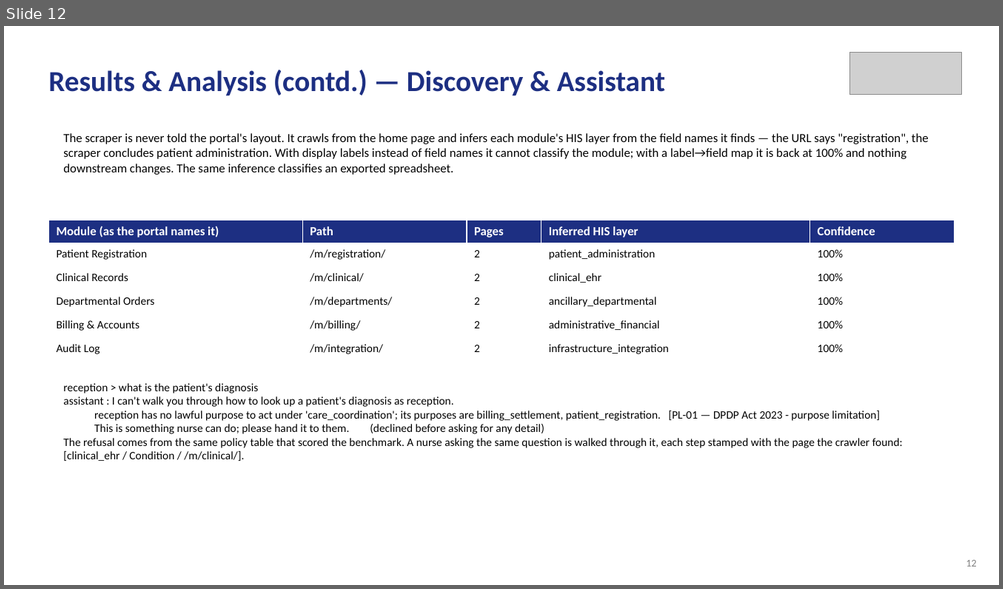
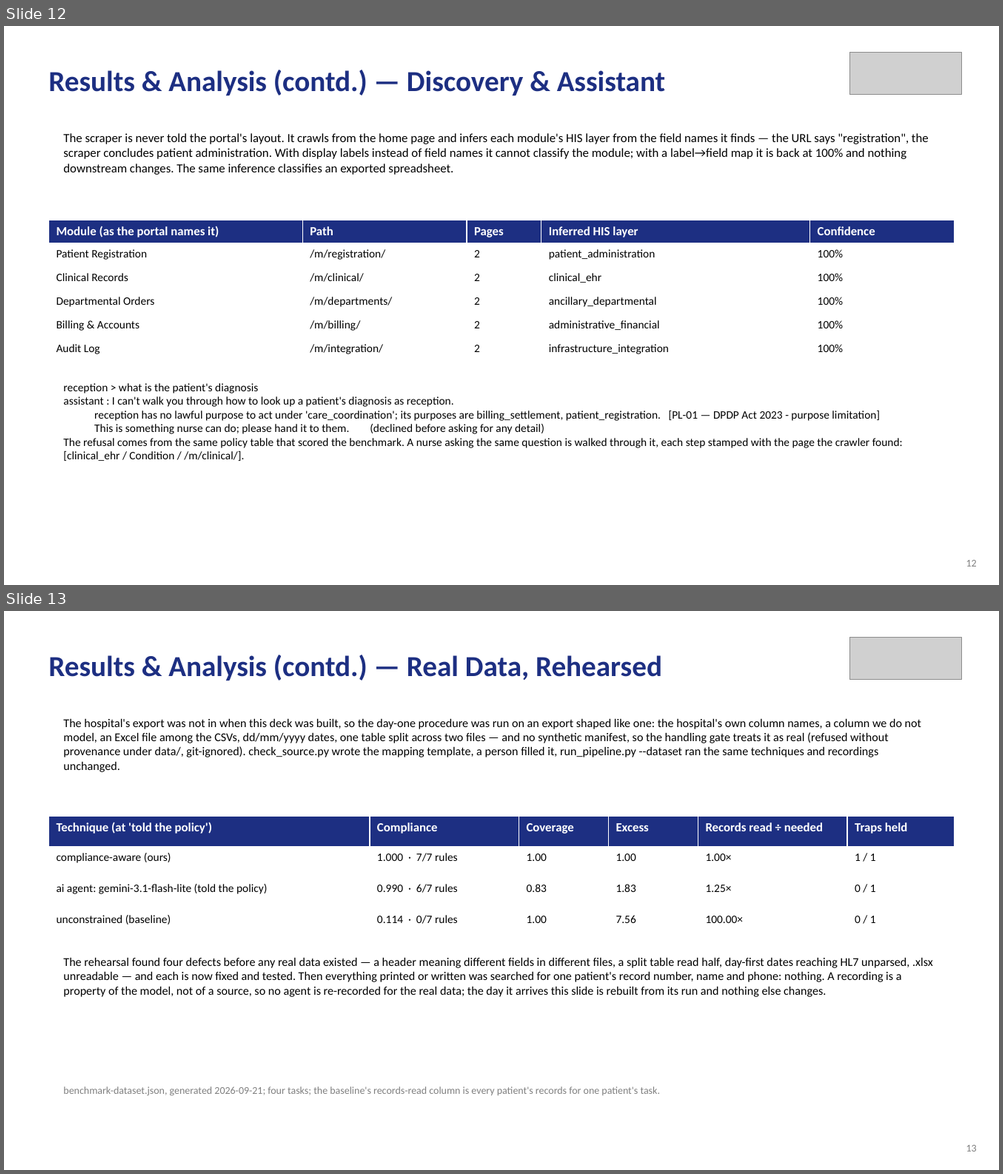
Before and after one commit to aysk1209/his-scraping-dpdp-project, a slide deck: Review-II.pptx. Shown one above the other, each under a label of ours: slide 12 before the commit, slides 12 and 13 after it. The pictures are 1003x589 and 1003x1174 pixels, drawn with LibreOffice and Linux fonts; fonts in the diff are those of the drawing; grey boxes stand for pictures. Boxes give left, top, right and bottom in pixels: in the first picture for what was removed or moved away, otherwise in the second. Text is boxed around its words. In the diff, an @@ line names an element or a change of style, - is before the commit and + after.

```diff
--- a/Review-II.pptx
+++ b/Review-II.pptx
@@ slide 13 added at (4,611,999,1170), background #FFFFFF @@
@@ text added at (48,655,662,681), 28 pt, text #1D2F82, bold @@
+Results & Analysis (contd.) — Real Data, Rehearsed
@@ picture added at (849,637,962,680) @@
@@ text added at (63,718,921,772), 11.5 pt, text #000000 @@
+The hospital's export was not in when this deck was built, so the day-one procedure was run on an export shaped like one: the hospital's own column names, a column we do not model, an Excel file among the CSVs, dd/mm/yyyy dates, one table split across two files — and no synthetic manifest, so the handling gate treats it as real (refused without provenance under data/, git-ignored). check_source.py wrote the mapping template, a person filled it, run_pipeline.py --dataset ran the same techniques and recordings unchanged.
@@ table added at (48,816,954,940), 4 rows, 6 columns @@
+Technique (at 'told the policy') | Compliance | Coverage | Excess | Records read ÷ needed | Traps held
+compliance-aware (ours) | 1.000 · 7/7 rules | 1.00 | 1.00 | 1.00× | 1 / 1
+ai agent: gemini-3.1-flash-lite (told the policy) | 0.990 · 6/7 rules | 0.83 | 1.83 | 1.25× | 0 / 1
+unconstrained (baseline) | 0.114 · 0/7 rules | 1.00 | 7.56 | 100.00× | 0 / 1
@@ text added at (63,957,933,997), 11.5 pt, text #000000 @@
+The rehearsal found four defects before any real data existed — a header meaning different fields in different files, a split table read half, day-first dates reaching HL7 unparsed, .xlsx unreadable — and each is now fixed and tested. Then everything printed or written was searched for one patient's record number, name and phone: nothing. A recording is a property of the model, not of a source, so no agent is re-recorded for the real data; the day it arrives this slide is rebuilt from its run and nothing else changes.
@@ text added at (63,1087,660,1096), 10 pt, text #808080 @@
+benchmark-dataset.json, generated 2026-09-21; four tasks; the baseline's records-read column is every patient's records for one patient's task.
@@ text added at (966,1145,976,1152), 10 pt, text #808080 @@
+13
```
Also in this commit, not shown: 8 slides changed, 4 other files.
